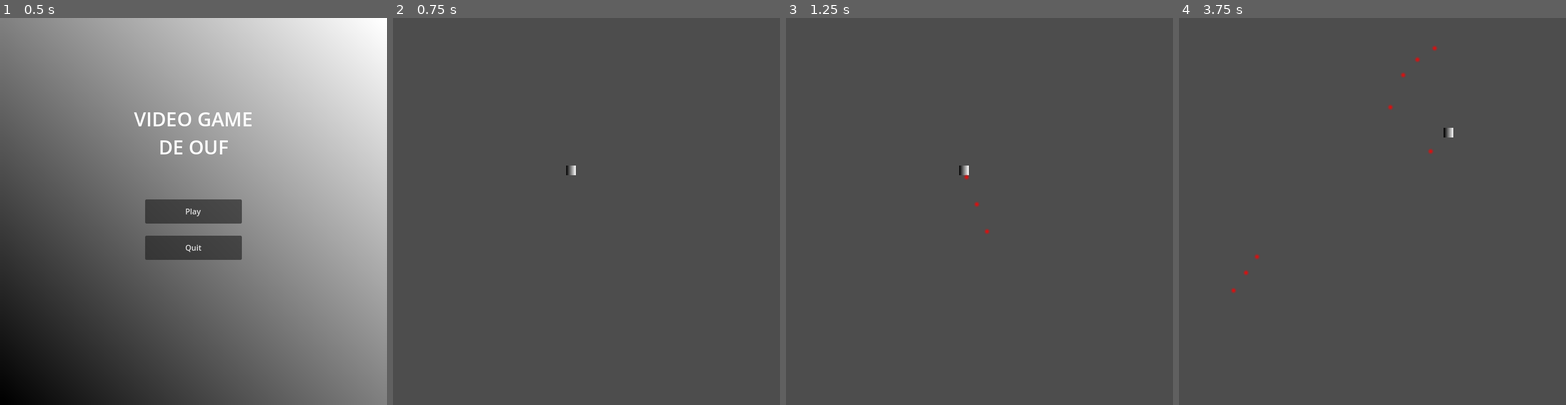
Above: before the commit, frames 1-4 (left to right).
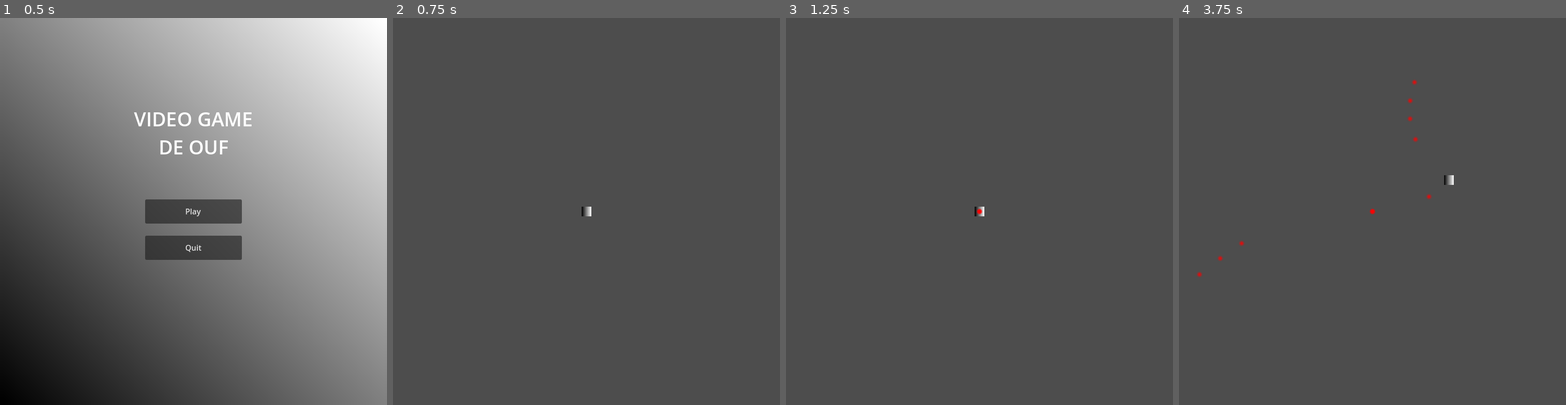
Above: after the commit, the same moments.

Repository: ChevalMonsieur/sae_projet_innov
Game: Godot game, scene res://scenes/main_menu.tscn
The game is run twice, just before and just after one commit, with the same random seed, the same clock (stepped at 60 frames per second) and the same inputs.
Inputs (mouse positions are in pixels of both pictures, inside the frame that each line leads up to):
- Up to frame 1 (0.5 s): no input
- Up to frame 2 (0.75 s): click "Play" at 0.5 s
- Up to frame 3 (1.25 s): no input
- Up to frame 4 (3.75 s): move the mouse to (1457, 192) at 1.27 s; hold D 1.28-2.03 s; hold Z 1.28-2.03 s; tap Q at 1.55, 2.1, 3.05, 3.6 s; move the mouse to (1295, 230) at 2.02 s; hold S 2.03-2.78 s; tap Z at 2.3 s; move the mouse to (1411, 126) at 2.77 s; hold Z 2.78-3.53 s; hold D from 2.78 s (still down); move the mouse to (1353, 288) at 3.52 s

Frame 1 is identical in both runs. In frame 2, 0.1% of the frame differs, in the area x 44-52%, y 38-52%; in frame 3, 0.1%; in frame 4, 0.4%, in the area x 4-71%, y 7-72%.

Commit message:
modif fonctionnement joueur, ajout bordure map

Diff:
--- a/projet_godot/scenes/actual_game.tscn
+++ b/projet_godot/scenes/actual_game.tscn
@@ -1,12 +1,52 @@
-[gd_scene load_steps=3 format=3 uid="uid://ctd5g0r1nj7rx"]
+[gd_scene load_steps=7 format=3 uid="uid://ctd5g0r1nj7rx"]
 
 [ext_resource type="Script" path="res://scripts/game_manager.gd" id="1_g1kg4"]
 [ext_resource type="PackedScene" uid="uid://dmvvvafdjbyh" path="res://scenes/player.tscn" id="2_5lm4u"]
+
+[sub_resource type="SegmentShape2D" id="SegmentShape2D_tna4o"]
+a = Vector2(0, 800)
+b = Vector2(0, 0)
+
+[sub_resource type="SegmentShape2D" id="SegmentShape2D_4bhqc"]
+a = Vector2(800, 0)
+b = Vector2(800, 800)
+
+[sub_resource type="SegmentShape2D" id="SegmentShape2D_bi7mb"]
+b = Vector2(800, 0)
+
+[sub_resource type="SegmentShape2D" id="SegmentShape2D_557kd"]
+a = Vector2(0, 800)
+b = Vector2(800, 800)
 
 [node name="game_manager" type="Node2D"]
 script = ExtResource("1_g1kg4")
 
 [node name="player" parent="." instance=ExtResource("2_5lm4u")]
-position = Vector2(368, 315)
+position = Vector2(400, 400)
 
 [node name="bullets" type="Node2D" parent="."]
+
+[node name="Camera2D" type="Camera2D" parent="."]
+offset = Vector2(400, 400)
+
+[node name="Node2D" type="Node2D" parent="."]
+
+[node name="walls" type="StaticBody2D" parent="Node2D"]
+
+[node name="CollisionShape2D" type="CollisionShape2D" parent="Node2D/walls"]
+shape = SubResource("SegmentShape2D_tna4o")
+
+[node name="walls2" type="StaticBody2D" parent="Node2D"]
+
+[node name="CollisionShape2D2" type="CollisionShape2D" parent="Node2D/walls2"]
+shape = SubResource("SegmentShape2D_4bhqc")
+
+[node name="walls3" type="StaticBody2D" parent="Node2D"]
+
+[node name="CollisionShape2D3" type="CollisionShape2D" parent="Node2D/walls3"]
+shape = SubResource("SegmentShape2D_bi7mb")
+
+[node name="walls4" type="StaticBody2D" parent="Node2D"]
+
+[node name="CollisionShape2D4" type="CollisionShape2D" parent="Node2D/walls4"]
+shape = SubResource("SegmentShape2D_557kd")
--- a/projet_godot/scenes/player.tscn
+++ b/projet_godot/scenes/player.tscn
@@ -11,15 +11,13 @@
 gradient = SubResource("Gradient_l2dab")
 use_hdr = true
 
-[node name="Player" type="Node2D"]
+[node name="CharacterBody2D" type="CharacterBody2D"]
 script = ExtResource("1_dhrar")
-speed = 3.0
+speed = 150.0
 bullet_scene = ExtResource("2_2yq6u")
 
-[node name="StaticBody2D" type="StaticBody2D" parent="."]
-
-[node name="CollisionShape2D" type="CollisionShape2D" parent="StaticBody2D"]
-shape = SubResource("RectangleShape2D_6kanr")
+[node name="CollisionShape2D" type="CollisionShape2D" parent="."]
+shape = SubResource("RectangleShape2D_cmfm0")
 
 [node name="Sprite2D" type="Sprite2D" parent="."]
 position = Vector2(0, 4.76837e-07)
--- a/projet_godot/scripts/bullet.gd
+++ b/projet_godot/scripts/bullet.gd
@@ -10,4 +10,5 @@
 	position += direction * speed
 
 	if position.x > get_viewport_rect().size.x or position.x < 0 or position.y > get_viewport_rect().size.y or position.y < 0:
+		print("killed bullet")
 		queue_free()
--- a/projet_godot/scripts/player.gd
+++ b/projet_godot/scripts/player.gd
@@ -1,4 +1,4 @@
-extends Node2D
+extends CharacterBody2D
 
 const game_manager = preload("res://scripts/game_manager.gd")
 
@@ -16,12 +16,15 @@
 		print(game_manager.current_state)
 
 func check_movement() -> void:
-	var movement = Vector2.ZERO
-	if (Input.is_key_pressed(KEY_Z)): movement.y -= 1
-	if (Input.is_key_pressed(KEY_S)): movement.y += 1
-	if (Input.is_key_pressed(KEY_Q)): movement.x -= 1
-	if (Input.is_key_pressed(KEY_D)): movement.x += 1
-	position += movement.normalized() * speed
+	velocity = Vector2.ZERO
+
+	if (Input.is_key_pressed(KEY_Z)): velocity.y -= 1
+	if (Input.is_key_pressed(KEY_S)): velocity.y += 1
+	if (Input.is_key_pressed(KEY_Q)): velocity.x -= 1
+	if (Input.is_key_pressed(KEY_D)): velocity.x += 1
+
+	velocity = velocity.normalized() * speed
+	move_and_slide()
 
 func manage_shoot(delta: float) -> void:
 	timer_bullet -= delta
Not shown: 1 places in projet_godot/scenes/player.tscn that only renumber resources
